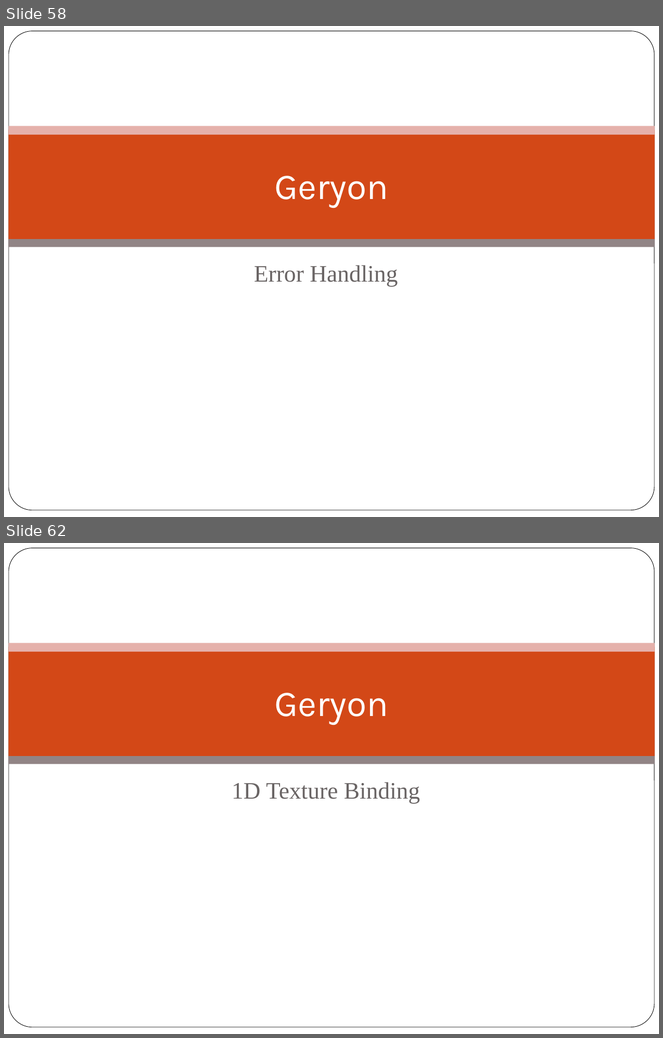
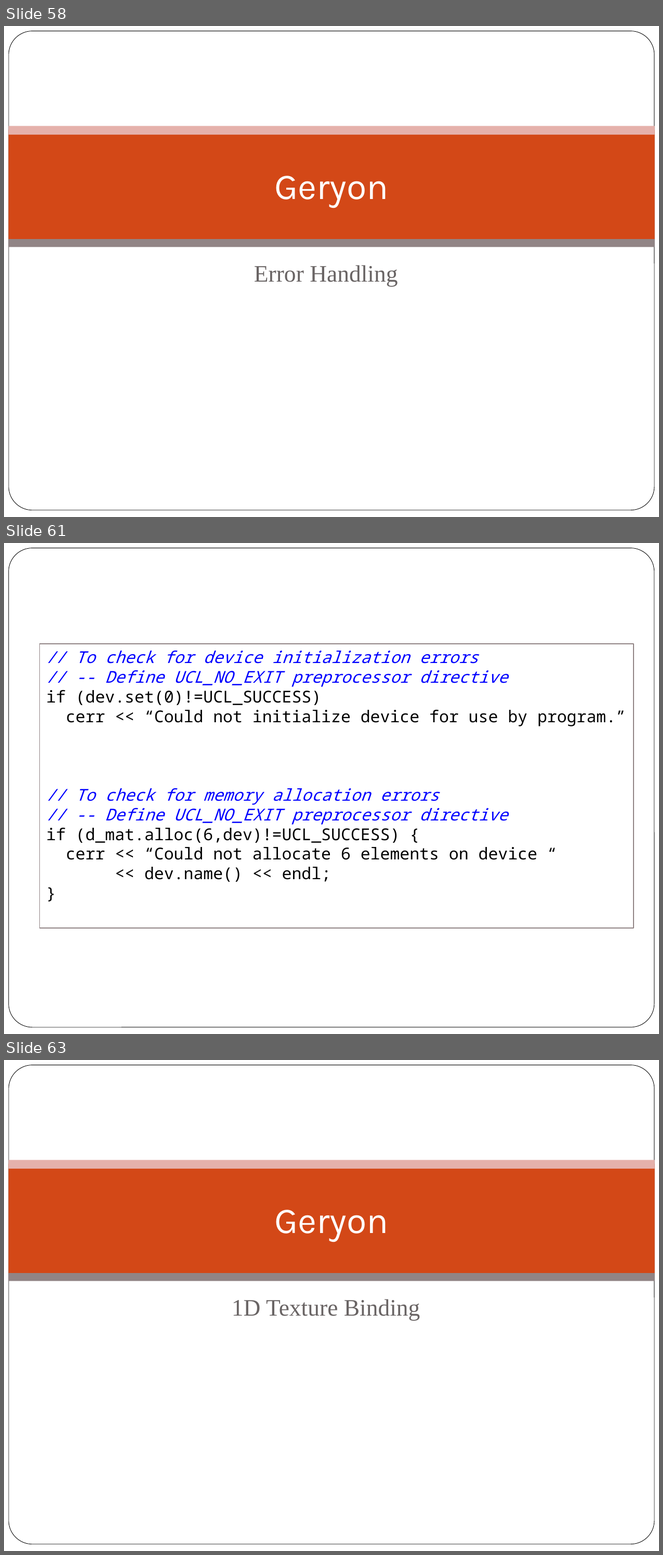
Before and after one commit to scicomp/geryon, a slide deck: geryon.pptx. Shown one above the other, each under a label of ours: slides 58 and 62 before the commit, slides 58, 61 and 63 after it; the slides between them are not shown. The pictures are 663x1038 and 663x1555 pixels, drawn with LibreOffice and Linux fonts; fonts in the diff are those of the drawing; background and template pictures are left out. Boxes give left, top, right and bottom in pixels: in the first picture for what was removed or moved away, otherwise in the second. Text is boxed around its words. In the diff, an @@ line names an element or a change of style, - is before the commit and + after.

Commit message:
Geryon: Adding more error checking options to device set function.

```diff
--- a/geryon.pptx
+++ b/geryon.pptx
@@ slide 61 added at (4,543,659,1034), background #FFFFFF; not listed: 1 template element that a slide beside it also shows @@
@@ rectangle added at (39,644,634,928), fill #FFFFFF, outline #918485 1 pt, 18 pt, text #000000 @@
+// To check for device initialization errors
+// -- Define UCL_NO_EXIT preprocessor directive
+if (dev.set(0)!=UCL_SUCCESS)
+cerr << “Could not initialize device for use by program.”
+// To check for memory allocation errors
+// -- Define UCL_NO_EXIT preprocessor directive
+if (d_mat.alloc(6,dev)!=UCL_SUCCESS) {
+cerr << “Could not allocate 6 elements on device “
+<< dev.name() << endl;
+}
@@ what was slide 62 is now slide 63 @@
```
Also in this commit, not shown: 4 slides changed, 3 other files.
